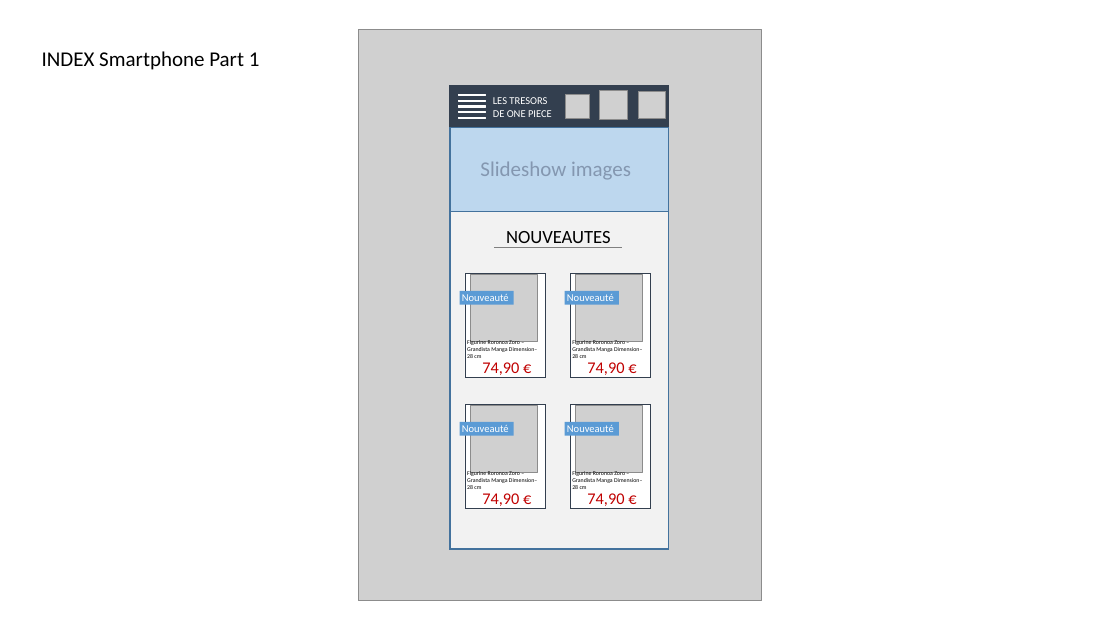
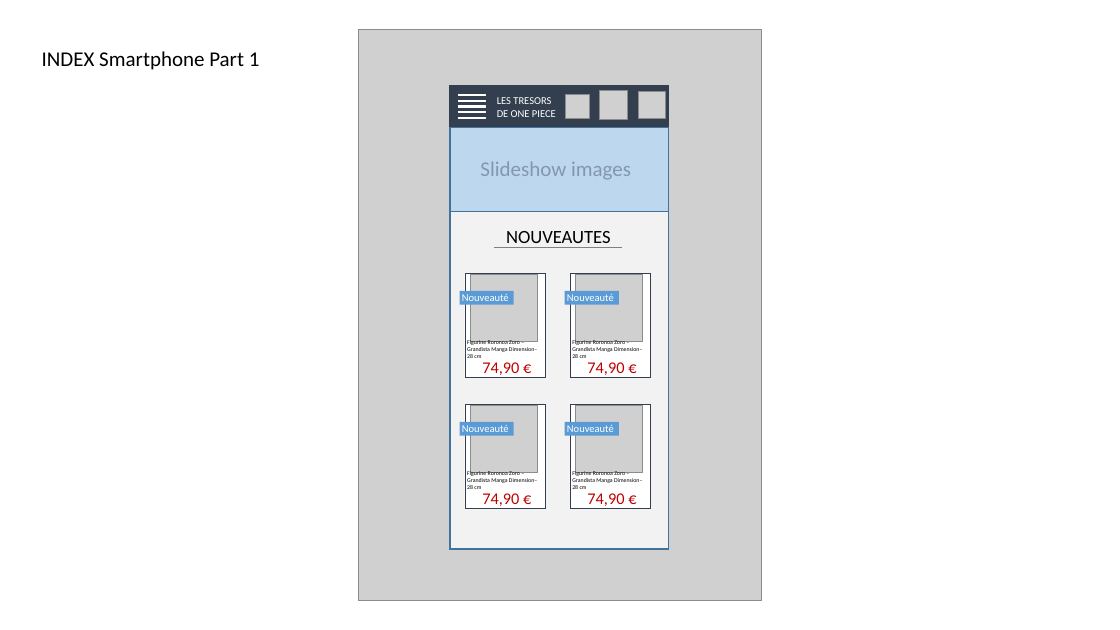
Before and after one commit to gui-lef/Groupe6, a slide deck: slide 8 of ProjetStage/MaquetteProjetStage.pptx. Drawn at 1120x630 pixels with LibreOffice and Linux fonts; fonts in the diff are those of the drawing; grey boxes stand for pictures. Boxes give left, top, right and bottom in pixels: in the first picture for what was removed or moved away, otherwise in the second. Text is boxed around its words. In the diff, an @@ line names an element or a change of style, - is before the commit and + after.

Commit message:
j4

```diff
--- a/ProjetStage/MaquetteProjetStage.pptx
+++ b/ProjetStage/MaquetteProjetStage.pptx
@@ text "LES TRESORS DE ONE PIECE": place and size @@
-text "LES TRESORS DE ONE PIECE" at [493,97,552,117]
+text "LES TRESORS DE ONE PIECE" at [497,97,556,117]
```
Also in this commit, not shown: 1 other slide changed, 1 slide added.
